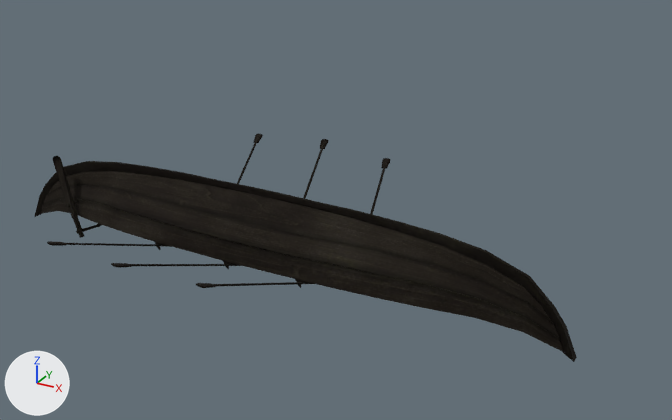
One commit to the FBX model FluxEngine/data/objects/boat/Row_Boat.fbx: the scene before it, then after it.
Rendered twice from a 50 mm camera at (4.46, -6.7, 3.34) aimed at (0.66, 0.2, -0.11). The lights are fixed; the arrows at lower left show +X, +Y and +Z.

Script lines for the objects in view, before the commit:
```python
mat_material__113 = principled_material('Material #113')
mat_material__113.texture = img_t_boat_d_jpg
mat_material__113.metallic = 1.0
mat_material__113.roughness = 0.859
me_mesh_001 = bpy.data.meshes.new('Mesh.001')
me_mesh_001.from_pydata(...)  # 2083 vertices, 4104 faces; spans x -272.0..333.0, y -175.0..172.0, z 2.0..94.0
me_mesh_001.materials.append(mat_material__113)  # picture img_t_boat_d_jpg
ob_boat = bpy.data.objects.new('Boat', me_mesh_001)
ob_boat.location = (0.308, -0.014, 0.056)
ob_boat.scale = (-0.01, -0.01, -0.01)
```
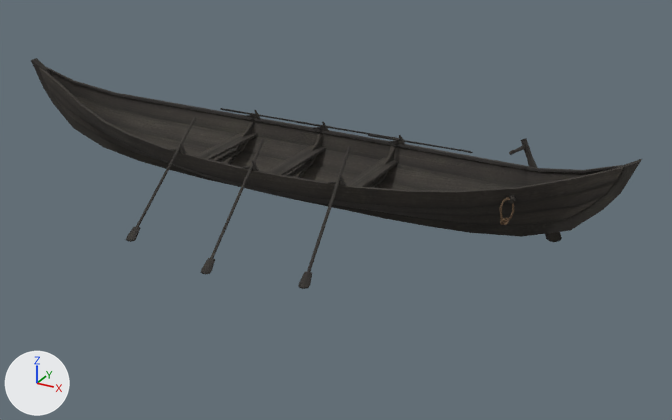
Pixel boxes (x1, y1, x2, y2) of what changed, in the pictures (672 x 420 px):
'Boat', surface changed, moved, rescaled (13% wider): before (35, 134, 577, 362); after (31, 58, 643, 289)

What changed in the scene script:
```text
Change mat_material__113:
    mat_material__113.metallic: 1.0 -> 0.0
Change ob_boat:
    ob_boat.location: (0.308, -0.014, 0.056) -> (0.0, 0.0, 0.0)
    ob_boat.scale: (-0.01, -0.01, -0.01) -> (0.01, 0.01, 0.01)
```
